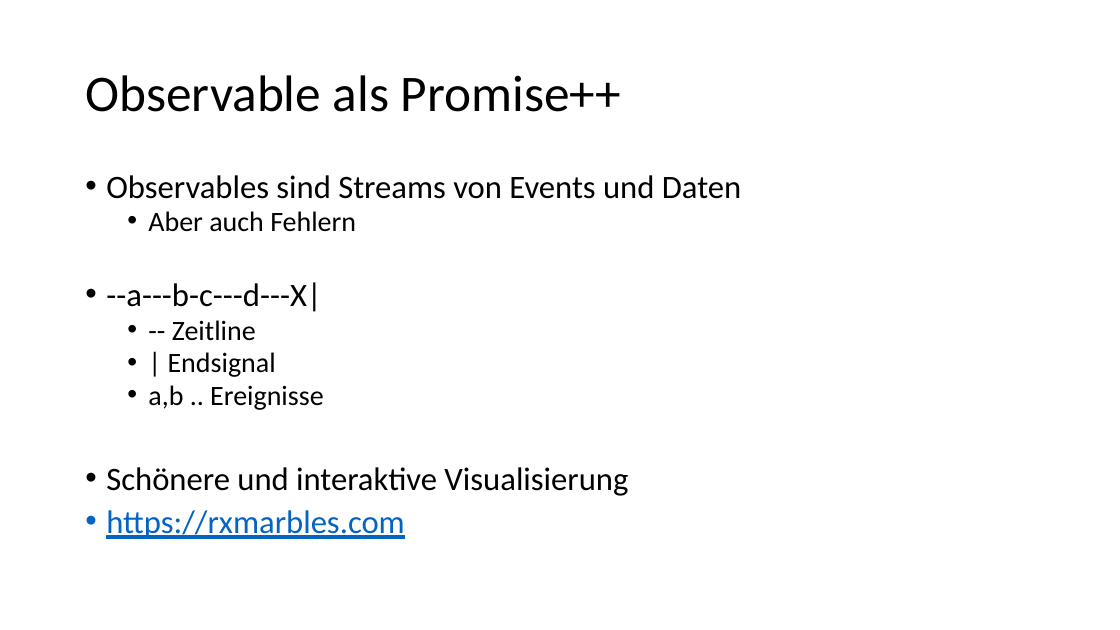
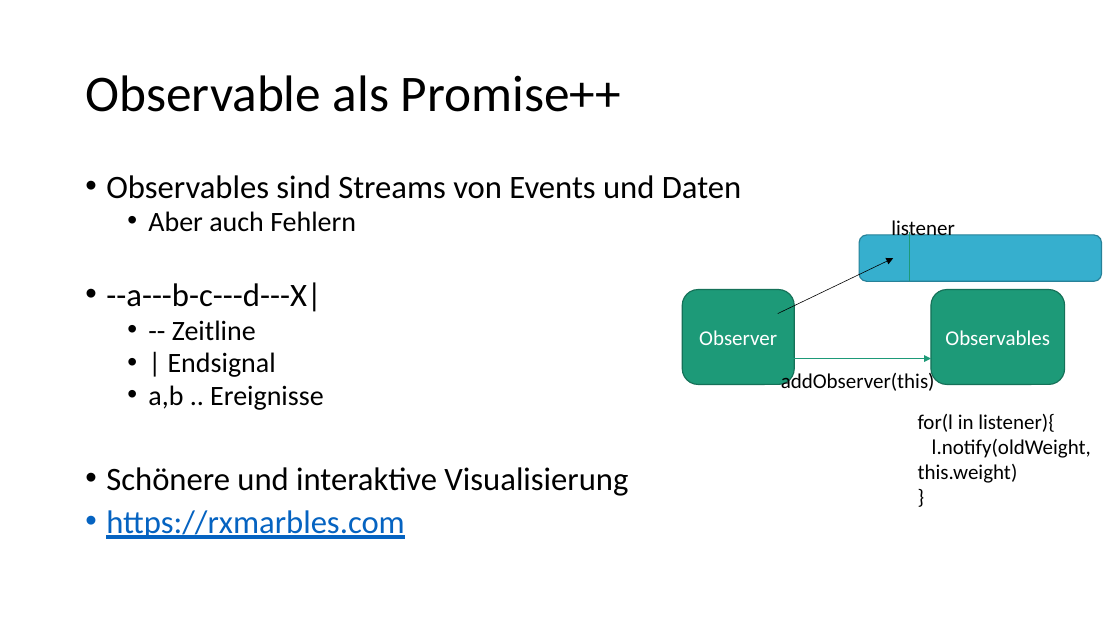
Before and after one commit to goetzingert/angular, a slide deck: slide 184 of presentation.pptx (slide 185 before the commit). Drawn at 1120x630 pixels with LibreOffice and Linux fonts; fonts in the diff are those of the drawing. Boxes give left, top, right and bottom in pixels: in the first picture for what was removed or moved away, otherwise in the second. Text is boxed around its words. In the diff, an @@ line names an element or a change of style, - is before the commit and + after.

```diff
--- a/presentation.pptx
+++ b/presentation.pptx
@@ rounded rectangle added at (860,235,1102,281), fill #36AFCE, outline #288198 1 pt @@
@@ text added at (891,217,955,241), 18 pt, text #000000 @@
+listener
@@ line added from (910, 281) to (910, 233), #1D9A78 0.5 pt @@
@@ arrow added from (778, 313) to (893, 258), #000000 0.5 pt @@
@@ rounded rectangle added at (682,290,794,385), fill #1D9A78, outline #157259 1 pt, 18 pt, text #FFFFFF @@
+Observer
@@ rounded rectangle added at (931,290,1065,385), fill #1D9A78, outline #157259 1 pt, 18 pt, text #FFFFFF @@
+Observables
@@ arrow added from (787, 359) to (931, 359), #1D9A78 0.5 pt @@
@@ text added at (781,371,935,391), 18 pt, text #000000 @@
+addObserver(this)
@@ text added at (918,414,1091,483), 18 pt, text #000000 @@
+for(l in listener){
+l.notify(oldWeight, this.weight)
+}
```
Also in this commit, not shown: 10 other slides changed, 1 slide added, 2 slides removed, 7 other files.
